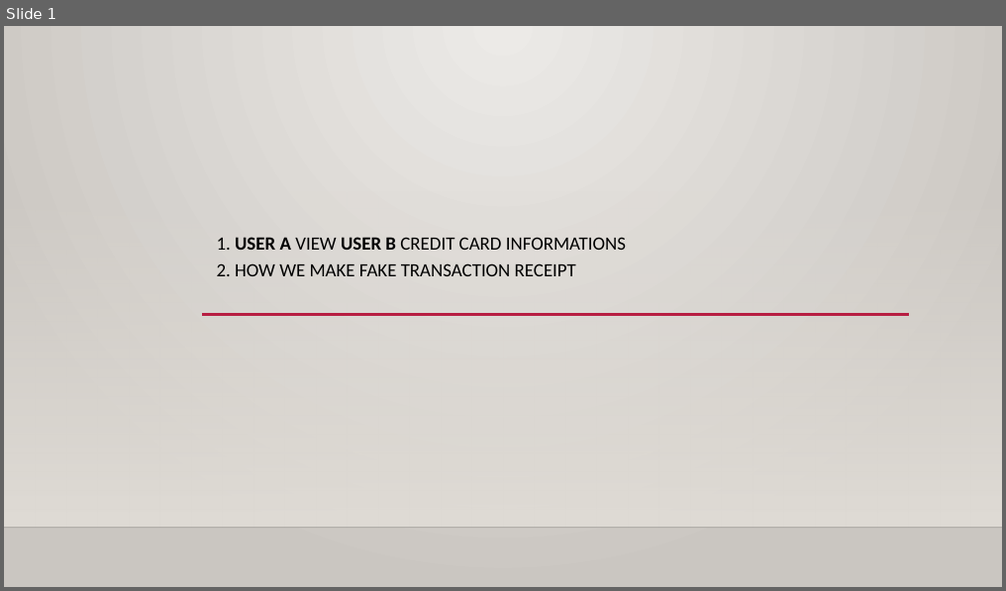
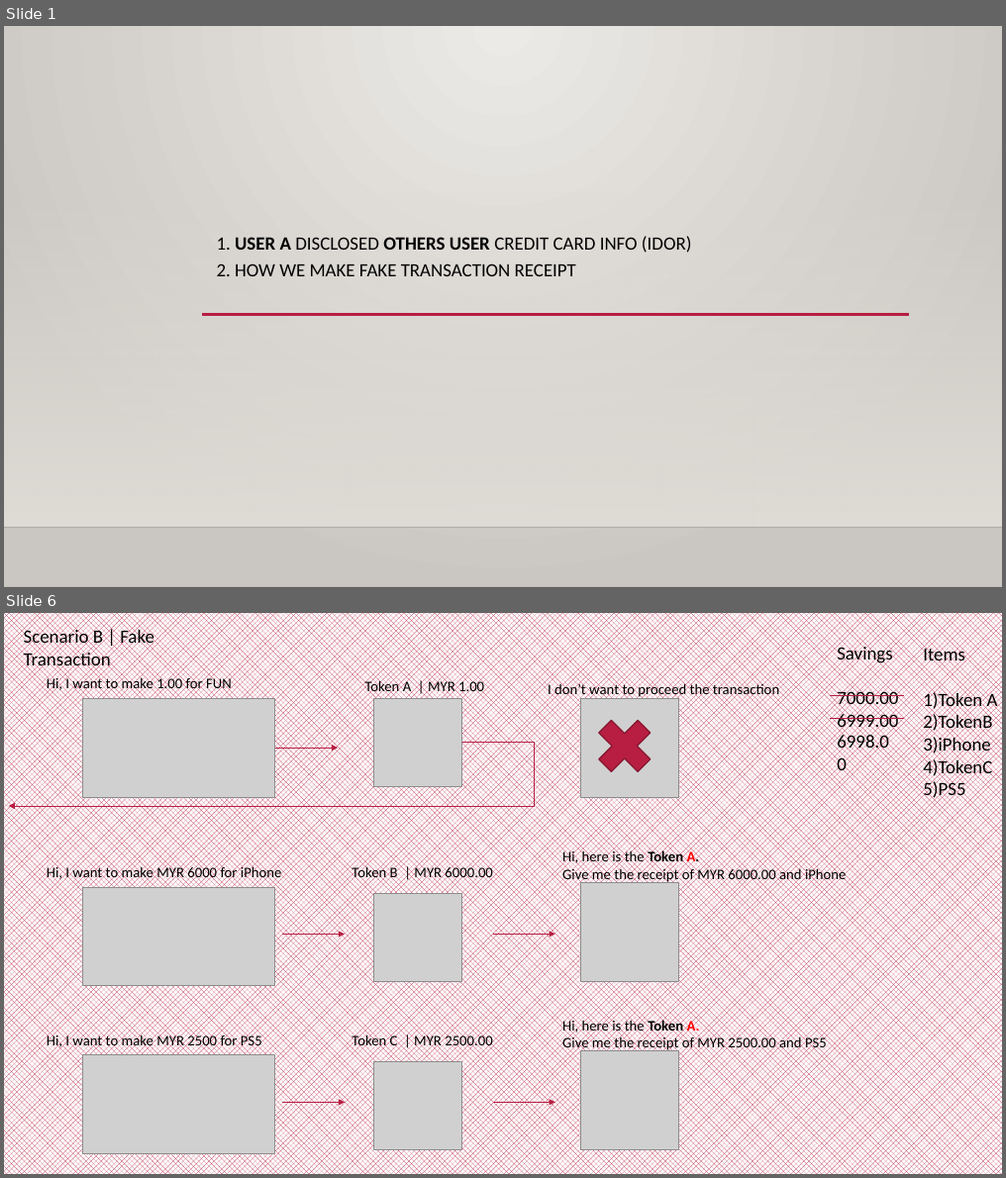
Before and after one commit to Applebois/Presentation-Slides, a slide deck: What Hacker Do In Their Daily Task/Slides.pptx. Shown one above the other, each under a label of ours: slide 1 before the commit, slides 1 and 6 after it; the slides between them are not shown. The pictures are 1006x591 and 1006x1178 pixels, drawn with LibreOffice and Linux fonts; fonts in the diff are those of the drawing; grey boxes stand for pictures; background and template pictures are left out. Boxes give left, top, right and bottom in pixels: in the first picture for what was removed or moved away, otherwise in the second. Text is boxed around its words. In the diff, an @@ line names an element or a change of style, - is before the commit and + after.

```diff
--- a/What Hacker Do In Their Daily Task/Slides.pptx
+++ b/What Hacker Do In Their Daily Task/Slides.pptx
@@ slide 6 added at [4,613,1002,1174], background pattern #B71E42 on #FFFFFF @@
@@ text added at [24,627,154,670], 18 pt, text #000000 @@
+Scenario B | Fake Transaction
@@ text added at [837,644,898,732], 18 pt, text #000000 @@
+Savings
+7000.00
+6999.00
@@ text added at [923,646,998,801], 18 pt, text #000000 @@
+Items
+1)Token A
+2)TokenB
+3)iPhone
+4)TokenC
+5)PS5
@@ text added at [47,675,232,692], 14 pt, text #000000 @@
+Hi, I want to make 1.00 for FUN
@@ picture added at [82,698,275,797] @@
@@ text added at [365,678,484,695], 14 pt, text #000000 @@
+Token A | MYR 1.00
@@ picture added at [374,698,462,786] @@
@@ text added at [548,682,779,699], 14 pt, text #000000 @@
+I don’t want to proceed the transaction
@@ picture added at [580,698,679,797] @@
@@ line added from (830, 695) to (904, 695), #B71E42 0.75 pt @@
@@ cross added at [587,709,662,783], fill #B71E42, outline #871631 1.25 pt @@
@@ line added from (830, 719) to (904, 719), #B71E42 0.75 pt @@
@@ elbow arrow added from (462, 743) to (9, 806), #B71E42 0.75 pt @@
@@ arrow added from (275, 748) to (338, 748), #B71E42 0.75 pt @@
@@ text added at [837,733,889,754], 18 pt, text #000000 @@
+6998.00
@@ text added at [562,849,846,883], 14 pt, text #000000 @@
+Hi, here is the Token A.
+Give me the receipt of MYR 6000.00 and iPhone
@@ text added at [47,865,281,882], 14 pt, text #000000 @@
+Hi, I want to make MYR 6000 for iPhone
@@ text added at [351,865,492,882], 14 pt, text #000000 @@
+Token B | MYR 6000.00
@@ picture added at [82,887,275,986] @@
@@ picture added at [374,894,462,982] @@
@@ picture added at [580,883,679,982] @@
@@ arrow added from (282, 934) to (345, 934), #B71E42 0.75 pt @@
@@ arrow added from (493, 934) to (555, 934), #B71E42 0.75 pt @@
@@ text added at [562,1018,827,1053], 14 pt, text #000000 @@
+Hi, here is the Token A.
+Give me the receipt of MYR 2500.00 and PS5
@@ text added at [47,1034,262,1051], 14 pt, text #000000 @@
+Hi, I want to make MYR 2500 for PS5
@@ picture added at [82,1056,275,1155] @@
@@ text added at [351,1034,492,1051], 14 pt, text #000000 @@
+Token C | MYR 2500.00
@@ picture added at [580,1052,679,1151] @@
@@ picture added at [374,1062,462,1151] @@
@@ arrow added from (282, 1103) to (345, 1103), #B71E42 0.75 pt @@
@@ arrow added from (493, 1103) to (555, 1103), #B71E42 0.75 pt @@
@@ slide 1 changed as well @@
@@ subtitle at [217,236,692,276]: text changed @@
-1. USER A VIEW USER B CREDIT CARD INFORMATIONS
-2. HOW WE MAKE FAKE TRANSACTION RECEIPT
+1. USER A DISCLOSED OTHERS USER CREDIT CARD INFO (IDOR)
+2. HOW WE MAKE FAKE TRANSACTION RECEIPT
```
Also in this commit, not shown: 4 other slides changed, 3 other slides added.
